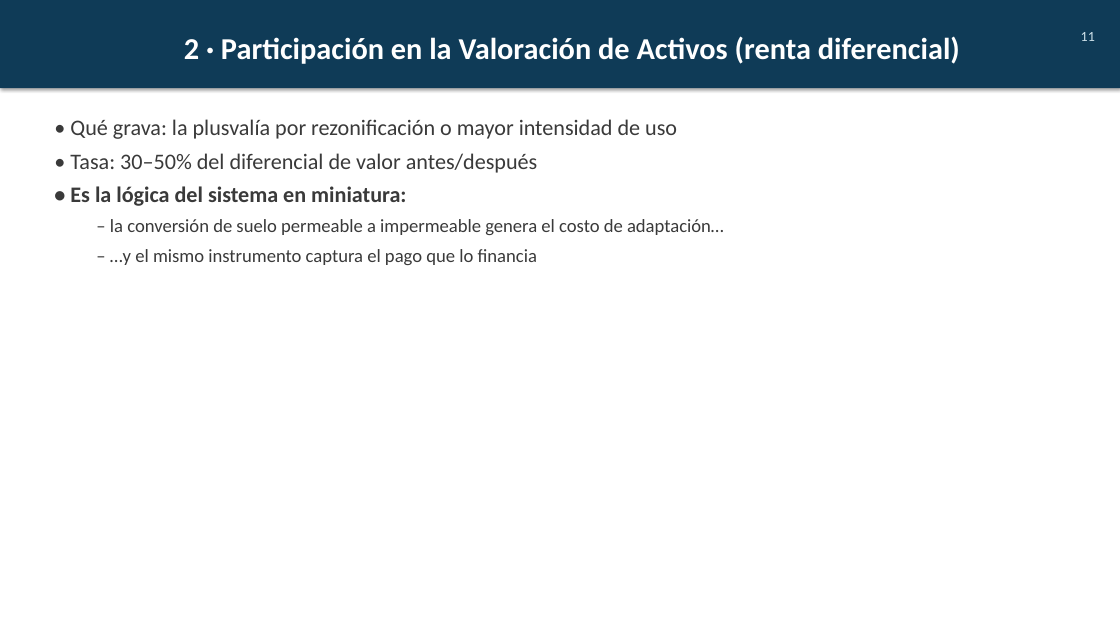
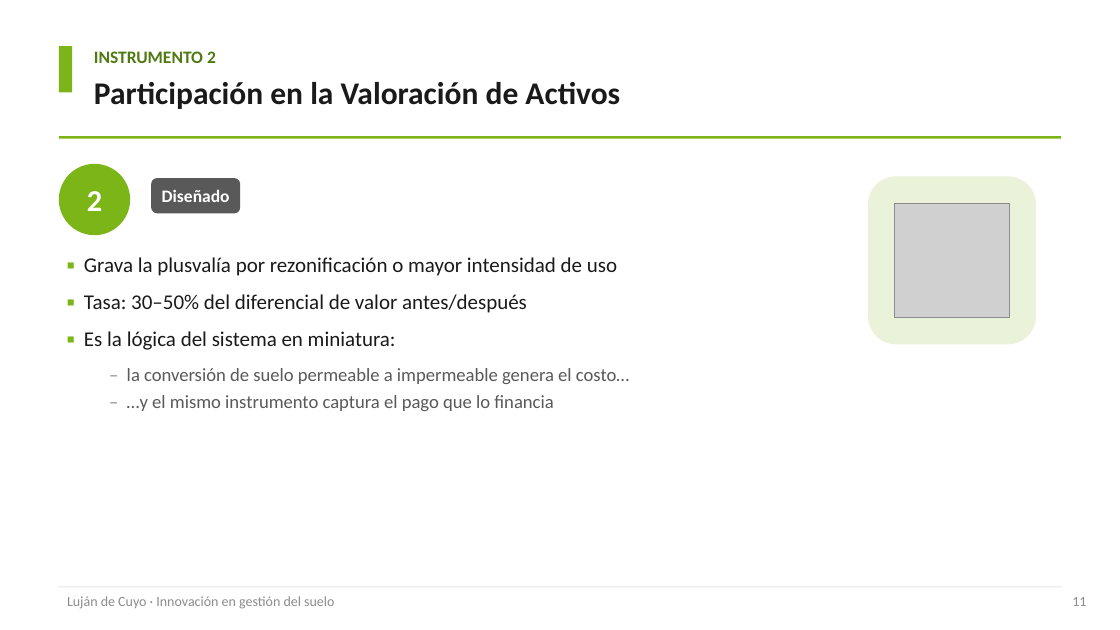
Before and after one commit to cgoytia-droid/cgoytia-droid.github.io, a slide deck: slide 11 of paper/Lujan_de_Cuyo_Gestion_Suelo_Clase.pptx (slide 12 before the commit). Drawn at 1120x630 pixels with LibreOffice and Linux fonts; fonts in the diff are those of the drawing; grey boxes stand for pictures. Boxes give left, top, right and bottom in pixels: in the first picture for what was removed or moved away, otherwise in the second. Text is boxed around its words. In the diff, an @@ line names an element or a change of style, - is before the commit and + after.

```diff
--- a/paper/Lujan_de_Cuyo_Gestion_Suelo_Clase.pptx
+++ b/paper/Lujan_de_Cuyo_Gestion_Suelo_Clase.pptx
@@ rectangle added at (59,46,72,92), fill #7CB518 @@
@@ text added at (94,51,216,63), 15 pt, text #4F7A12, bold @@
+INSTRUMENTO 2
@@ text "Participación en la Valoración de ...": place and size @@
-text "Participación en la Valoración de ..." at (0,0,1120,88)
+text "Participación en la Valoración de ..." at (94,82,620,109)
@@ text "Participación en la Valoración de ..." at (94,82,620,109): vertical alignment middle to top; fill #0F3B57 to none; shadow off @@
@@ text at (94,82,620,109): text changed; size 26 to 27 pt; text colour #FFFFFF to #1A1A1A @@
-2 · Participación en la Valoración de Activos (renta diferencial)
+Participación en la Valoración de Activos
@@ rectangle added at (59,136,1061,139), fill #7CB518 @@
@@ ellipse added at (59,164,130,235), fill #7CB518, 26 pt, text #FFFFFF, bold @@
+2
@@ rounded rectangle added at (151,178,240,213), fill #595959, 15 pt, text #FFFFFF, bold @@
+Diseñado
@@ rounded rectangle added at (868,176,1036,344), fill #EAF3DA @@
@@ picture added at (895,203,1009,318) @@
@@ text "▪ Grava la plusvalía por ...": place and size @@
-text "▪ Grava la plusvalía por ..." at (70,119,724,265)
+text "▪ Grava la plusvalía por ..." at (84,257,629,411)
@@ text at (84,257,629,384): text changed; size 19 to 18 pt; text colour #3A3A3A to #1A1A1A @@
-• Qué grava: la plusvalía por rezonificación o mayor intensidad de uso
-• Tasa: 30–50% del diferencial de valor antes/después
-• Es la lógica del sistema en miniatura:
-  – la conversión de suelo permeable a impermeable genera el costo de adaptación…
+▪ Grava la plusvalía por rezonificación o mayor intensidad de uso
+▪ Tasa: 30–50% del diferencial de valor antes/después
+▪ Es la lógica del sistema en miniatura:
+  – la conversión de suelo permeable a impermeable genera el costo…
@@ text at (127,395,553,411): text colour #3A3A3A to #8C8C8C in "–"; text colour #3A3A3A to #595959 in "…y el mismo instrumento captura el pago ..."; less space between paragraphs @@
@@ rectangle added at (59,586,1061,587), fill #E6E6E6 @@
@@ text added at (67,596,334,609), 12 pt, text #8C8C8C @@
+Luján de Cuyo · Innovación en gestión del suelo
@@ text "11": place and size @@
-text "11" at (1081,32,1095,41)
+text "11" at (1072,597,1086,606)
@@ text "11" at (1072,597,1086,606): text colour #CFE2EA to #8C8C8C; more space between paragraphs @@
```
Also in this commit, not shown: 21 other slides changed, 3 slides added, 6 slides removed, 17 other files.
